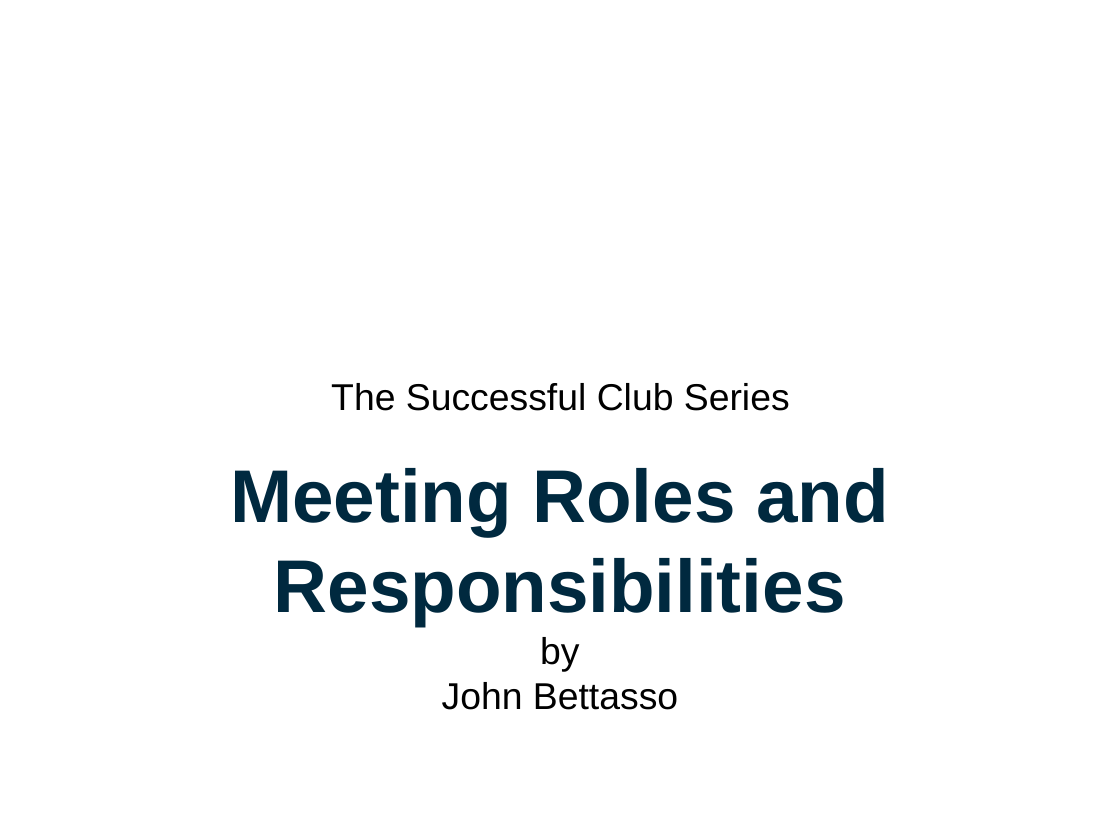
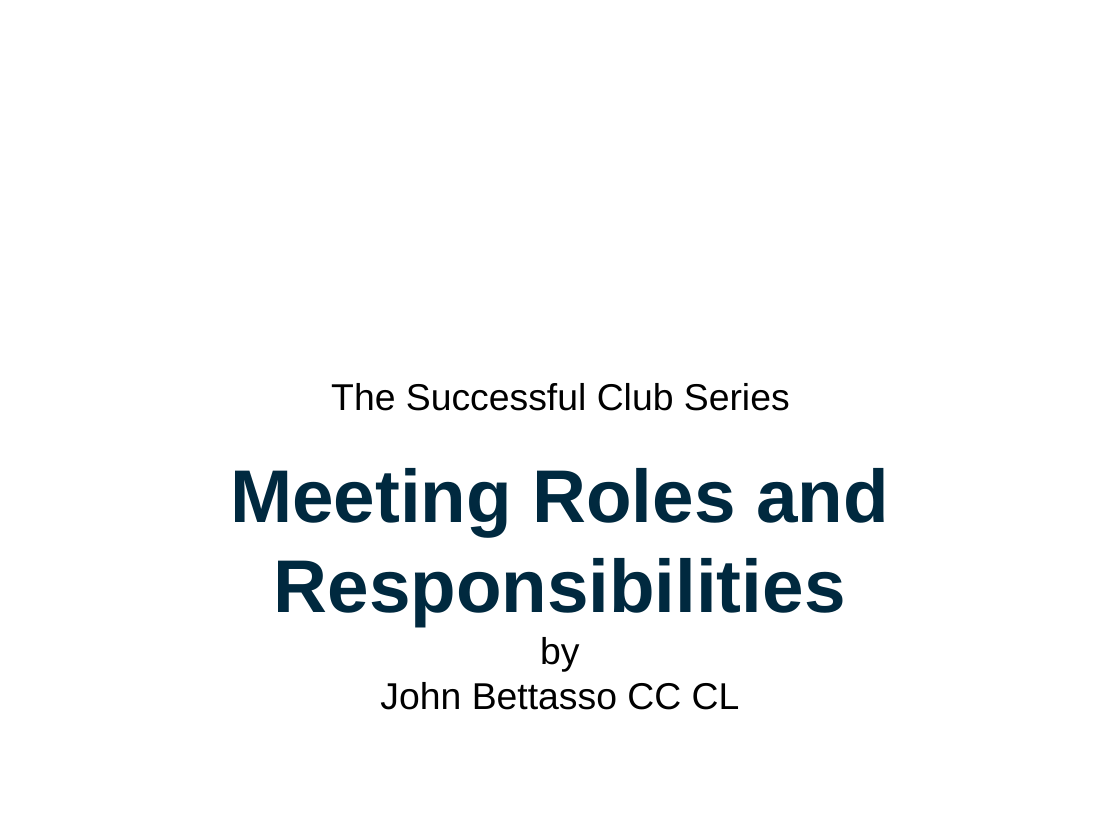
Before and after one commit to raresteak/toastmasters, a slide deck: slide 1 of speeches/MeetingRoles+Resp 2018-06.odp. Drawn at 1120x840 pixels with LibreOffice and Linux fonts; fonts in the diff are those of the drawing; background and template pictures are left out. Boxes give left, top, right and bottom in pixels: in the first picture for what was removed or moved away, otherwise in the second. Text is boxed around its words. In the diff, an @@ line names an element or a change of style, - is before the commit and + after.

```diff
--- a/speeches/MeetingRoles+Resp 2018-06.odp
+++ b/speeches/MeetingRoles+Resp 2018-06.odp
@@ text at box(380, 682, 740, 710): text changed @@
-John Bettasso
+John Bettasso CC CL
```
Also in this commit, not shown: 4 other slides changed.
